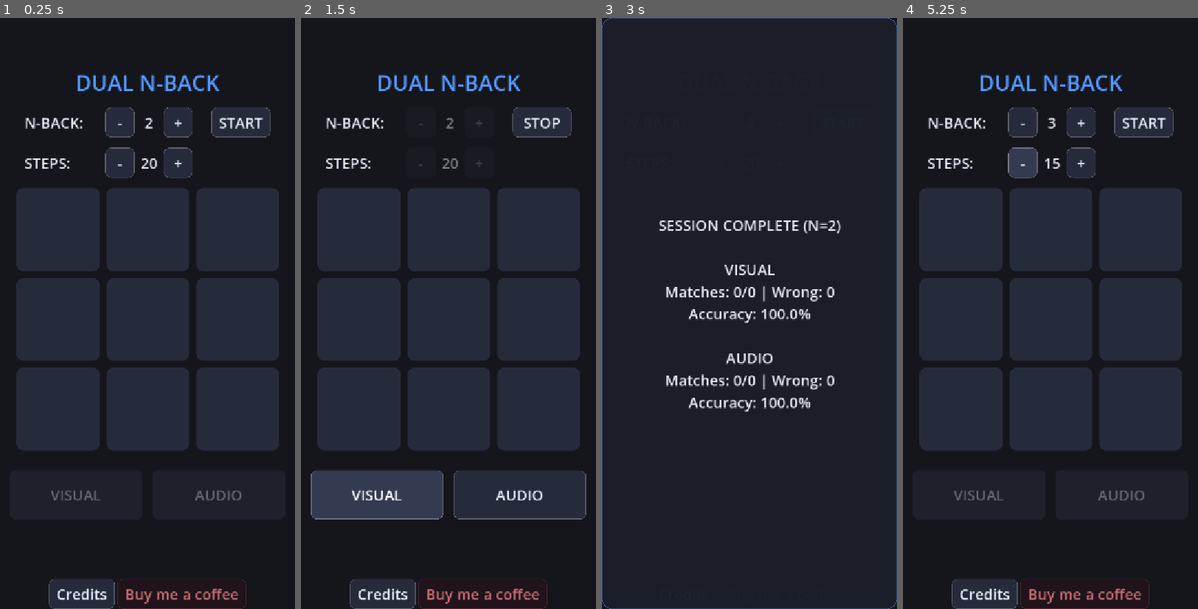
Above: before the commit, frames 1-4 (left to right).
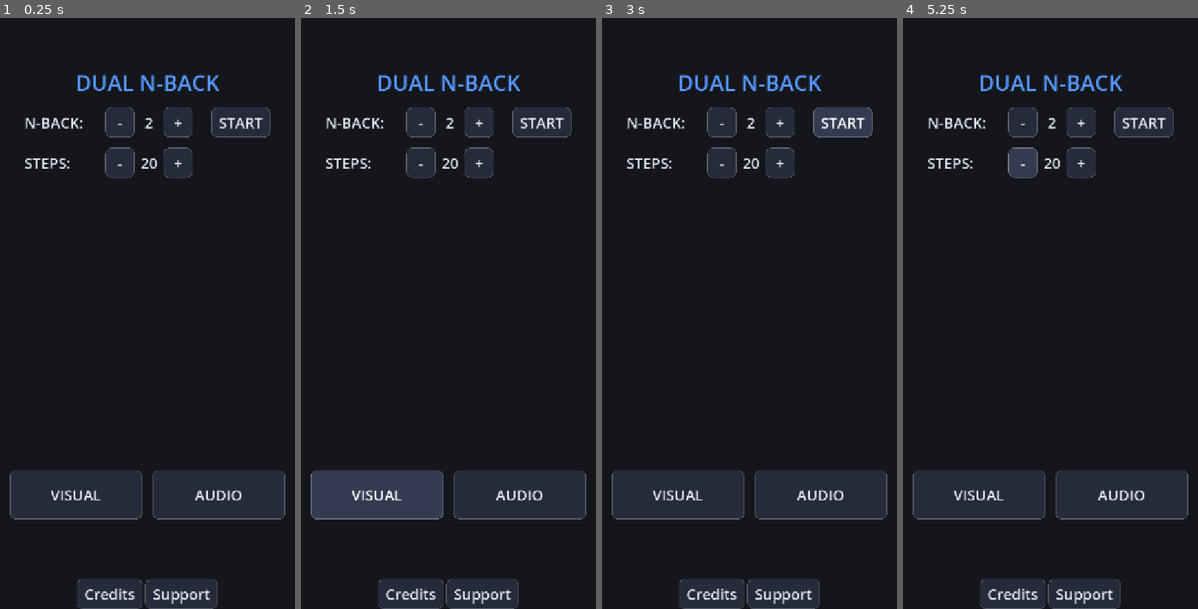
Above: after the commit, the same moments.

Repository: strwdr/dual-n-back
Game: Godot game, scene res://main.tscn
The game is run twice, just before and just after one commit, with the same random seed, the same clock (stepped at 60 frames per second) and the same inputs.
Inputs:
- Up to frame 1 (0.25 s): no input
- Up to frame 2 (1.5 s): click "START" at 0.5 s; click "VISUAL" at 1.25 s
- Up to frame 3 (3 s): click "AUDIO" at 2 s; click "STOP" (after the commit: "START") at 2.75 s
- Up to frame 4 (5.25 s): click "-" at 3.5 s; click "+" at 4.25 s; click "-" at 5 s

The runs differ from the first frame. In frame 1, 38% of the frame differs, in the area x 3-97%, y 28-100%; in frame 2, 40%, in the area x 5-95%, y 15-100%; in frame 3, 7.2%; in frame 4, 38%.
Error after the commit: Parse Error: Used space character for indentation instead of tab as used before in the file. (res://main.gd:109)

Commit message:
Improve button behavior

Diff:
--- a/main.gd
+++ b/main.gd
@@ -32,6 +32,12 @@
 
 const CELL_IDLE := Color(0.149, 0.169, 0.235)
 const CELL_ACTIVE := Color(0.337, 0.6, 1.0)
+const COLOR_BTN_NORMAL := Color(0.149, 0.169, 0.235)
+const COLOR_SUCCESS := Color(0.18, 0.78, 0.35)
+const COLOR_ERROR := Color(0.88, 0.24, 0.24)
+
+var visual_btn_style: StyleBoxFlat
+var audio_btn_style: StyleBoxFlat
 
 var visual_history: Array[int] = []
 var audio_history: Array[int] = []
@@ -64,7 +70,7 @@
 
 	if support_btn:
 		support_btn.text = "Buy me a coffee"
-		support_btn.modulate = Color(0.85, 0.45, 0.45)
+		support_btn.modulate = Color(1.0, 0.42, 0.52)
 		support_btn.pressed.connect(func(): OS.shell_open("https://ko-fi.com/strwdr"))
 
 	if not audio_player: audio_player = find_child("AudioStreamPlayer", true, false)
@@ -84,6 +90,8 @@
 	if steps_up_btn: steps_up_btn.focus_mode = Control.FOCUS_NONE
 	if steps_down_btn: steps_down_btn.focus_mode = Control.FOCUS_NONE
 
+	_setup_action_buttons()
+
 	if audio_clips.is_empty():
 		_load_audio_from_folder()
 
@@ -98,8 +106,8 @@
 	_setup_legal_attribution()
 
 	if start_btn: start_btn.pressed.connect(_on_start_toggle)
-	if visual_btn: visual_btn.pressed.connect(_on_visual_input)
-	if audio_btn: audio_btn.pressed.connect(_on_audio_input)
+	if visual_btn: visual_btn.gui_input.connect(func(e): if (e is InputEventScreenTouch or e is InputEventMouseButton) and e.is_pressed(): _on_visual_input())
+    if audio_btn: audio_btn.gui_input.connect(func(e): if (e is InputEventScreenTouch or e is InputEventMouseButton) and e.is_pressed(): _on_audio_input())
 	if game_timer: game_timer.timeout.connect(_tick)
 
 	if n_up_btn: n_up_btn.pressed.connect(_on_n_up)
@@ -113,6 +121,27 @@
 	_update_ui_state(false)
 
 	print("--- SYSTEM READY ---")
+
+
+func _setup_action_buttons():
+	for btn in [visual_btn, audio_btn]:
+		if not btn: continue
+		var style := StyleBoxFlat.new()
+		style.bg_color = COLOR_BTN_NORMAL
+		style.set_corner_radius_all(12)
+		style.content_margin_left = 16
+		style.content_margin_right = 16
+		style.content_margin_top = 10
+		style.content_margin_bottom = 10
+
+		btn.add_theme_stylebox_override("normal", style)
+		btn.add_theme_stylebox_override("pressed", style)
+		btn.add_theme_stylebox_override("hover", style)
+		btn.add_theme_stylebox_override("disabled", style)
+		btn.add_theme_stylebox_override("focus", StyleBoxEmpty.new())
+
+		if btn == visual_btn: visual_btn_style = style
+		else: audio_btn_style = style
 
 
 func _on_n_up():
@@ -152,13 +181,10 @@
 	if steps_value_label:
 		steps_value_label.modulate.a = selector_alpha
 
-	if visual_btn:
-		visual_btn.disabled = !is_running
-		visual_btn.modulate = Color.WHITE
-
-	if audio_btn:
-		audio_btn.disabled = !is_running
-		audio_btn.modulate = Color.WHITE
+	if visual_btn: visual_btn.disabled = true
+	if audio_btn: audio_btn.disabled = true
+	if visual_btn_style: visual_btn_style.bg_color = COLOR_BTN_NORMAL
+	if audio_btn_style: audio_btn_style.bg_color = COLOR_BTN_NORMAL
 
 
 func _load_audio_from_folder():
@@ -295,12 +321,24 @@
 
 	visual_history.append(v_idx); audio_history.append(a_idx)
 
+	# Enable matching buttons only after N steps
+	var can_match = visual_history.size() > n
+	if visual_btn:
+		visual_btn.disabled = not can_match
+		if visual_btn_style: visual_btn_style.bg_color = COLOR_BTN_NORMAL
+	if audio_btn:
+		audio_btn.disabled = not can_match
+		if audio_btn_style: audio_btn_style.bg_color = COLOR_BTN_NORMAL
+
 	if visual_history.size() > n:
 		if visual_history[-1] == visual_history[-1 - n]: v_possible_matches += 1
 		if a_size > 0 and audio_history[-1] == audio_history[-1 - n]: a_possible_matches += 1
 
 	_highlight_cell(v_idx)
-	get_tree().create_timer(flash_time).timeout.connect(_clear_highlights)
+	get_tree().create_timer(flash_time).timeout.connect(func():
+		if not game_timer.is_stopped():
+			_clear_highlights()
+	)
 
 	if not audio_player:
 		print("Round %d: ERROR - AudioPlayer not found" % current_round)
@@ -322,34 +360,40 @@
 
 
 func _on_visual_input():
-	if v_responded: return
-	if visual_history.size() <= n: return
+	if v_responded or visual_history.size() <= n: return
 
 	v_responded = true
+	if visual_btn: visual_btn.disabled = true
+
 	var is_match = visual_history[-1] == visual_history[-1 - n]
-
 	if is_match:
-		v_hits += 1; _feedback(visual_btn, true)
+		v_hits += 1
+		_feedback(visual_btn_style, true)
 	else:
-		v_false_alarms += 1; _feedback(visual_btn, false)
+		v_false_alarms += 1
+		_feedback(visual_btn_style, false)
 
 func _on_audio_input():
-	if a_responded: return
-	if audio_history.size() <= n: return
+	if a_responded or audio_history.size() <= n: return
 
 	a_responded = true
+	if audio_btn: audio_btn.disabled = true
+
 	var is_match = audio_history[-1] == audio_history[-1 - n]
-
 	if is_match:
-		a_hits += 1; _feedback(audio_btn, true)
+		a_hits += 1
+		_feedback(audio_btn_style, true)
 	else:
-		a_false_alarms += 1; _feedback(audio_btn, false)
-
-func _feedback(btn: Button, success: bool):
-	if not btn: return
+		a_false_alarms += 1
+		_feedback(audio_btn_style, false)
+
+func _feedback(style: StyleBoxFlat, success: bool):
+	if not style: return
+	style.bg_color = COLOR_SUCCESS if success else COLOR_ERROR
+
 	var tween = create_tween()
-	btn.modulate = Color.GREEN if success else Color.RED
-	tween.tween_property(btn, "modulate", Color.WHITE, 0.3)
+	tween.tween_interval(0.4)
+	tween.tween_property(style, "bg_color", COLOR_BTN_NORMAL, 0.3)
 
 
 func _calculate_and_show_results():
